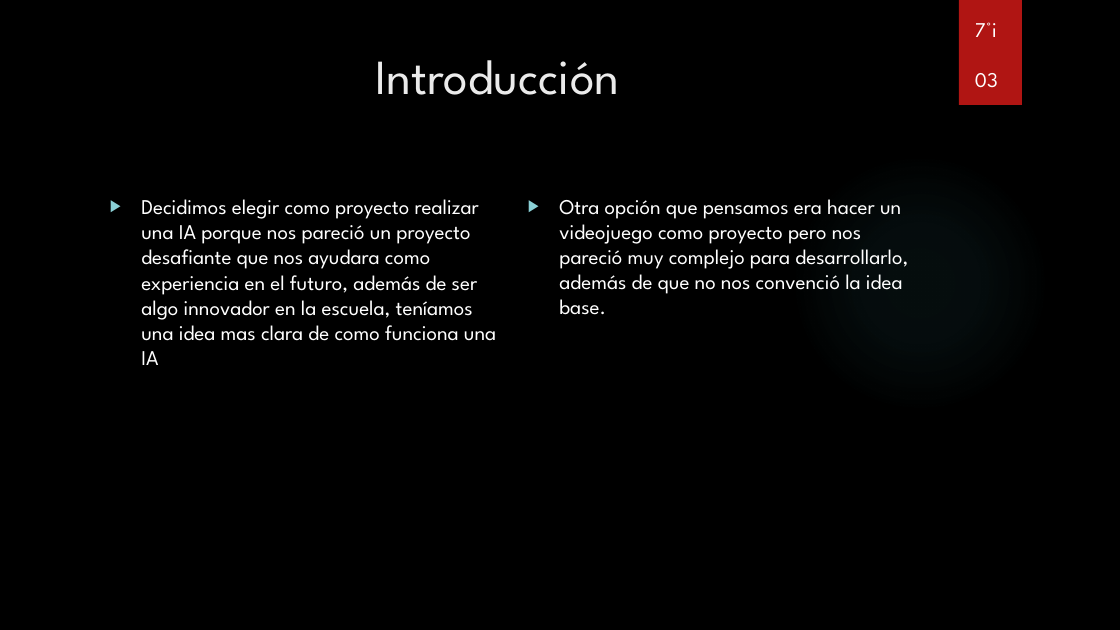
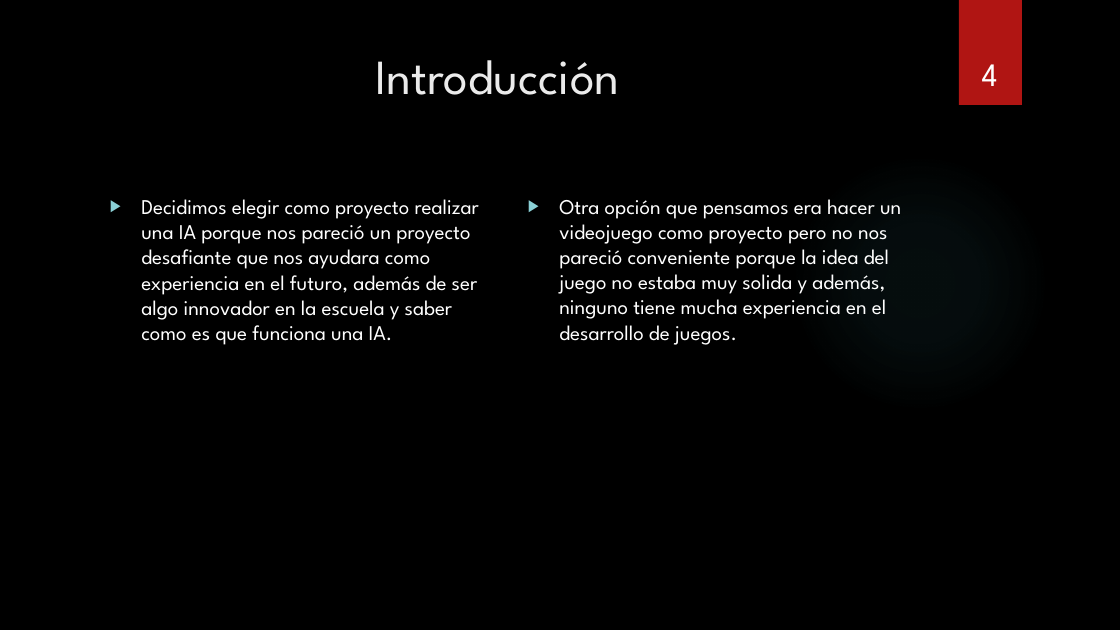
Before and after one commit to bs-andres/proyecto-chatbot, a slide deck: slide 4 of leandal_IA.pptx (slide 3 before the commit). Drawn at 1120x630 pixels with LibreOffice and Linux fonts; fonts in the diff are those of the drawing; background and template pictures are left out. Boxes give left, top, right and bottom in pixels: in the first picture for what was removed or moved away, otherwise in the second. Text is boxed around its words. In the diff, an @@ line names an element or a change of style, - is before the commit and + after.

```diff
--- a/leandal_IA.pptx
+++ b/leandal_IA.pptx
@@ text removed at bbox=[975, 22, 998, 88] @@
-7°i
-03
@@ page number added at bbox=[982, 64, 998, 86], 28 pt, text #FFFFFF @@
+4
@@ text at bbox=[141, 199, 479, 345]: text changed @@
-▶ Decidimos elegir como proyecto realizar una IA porque nos pareció un proyecto desafiante que nos ayudara como experiencia en el futuro, además de ser algo innovador en la escuela, teníamos una idea mas clara de como funciona una IA
+▶ Decidimos elegir como proyecto realizar una IA porque nos pareció un proyecto desafiante que nos ayudara como experiencia en el futuro, además de ser algo innovador en la escuela y saber como es que funciona una IA.
@@ text at bbox=[559, 199, 901, 345]: text changed @@
-▶ Otra opción que pensamos era hacer un videojuego como proyecto pero nos pareció muy complejo para desarrollarlo, además de que no nos convenció la idea base.
+▶ Otra opción que pensamos era hacer un videojuego como proyecto pero no nos pareció conveniente porque la idea del juego no estaba muy solida y además, ninguno tiene mucha experiencia en el desarrollo de juegos.
```
Also in this commit, not shown: 2 other slides changed, 7 slides added, 1 slide removed, 3 other files.
